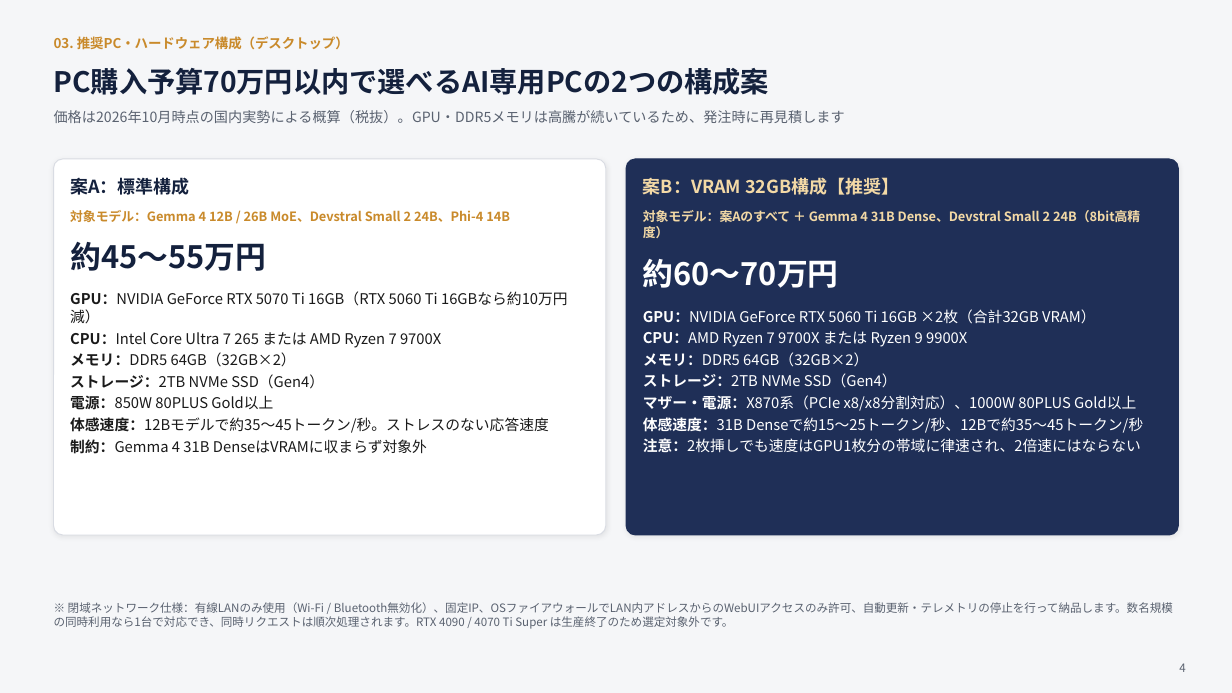
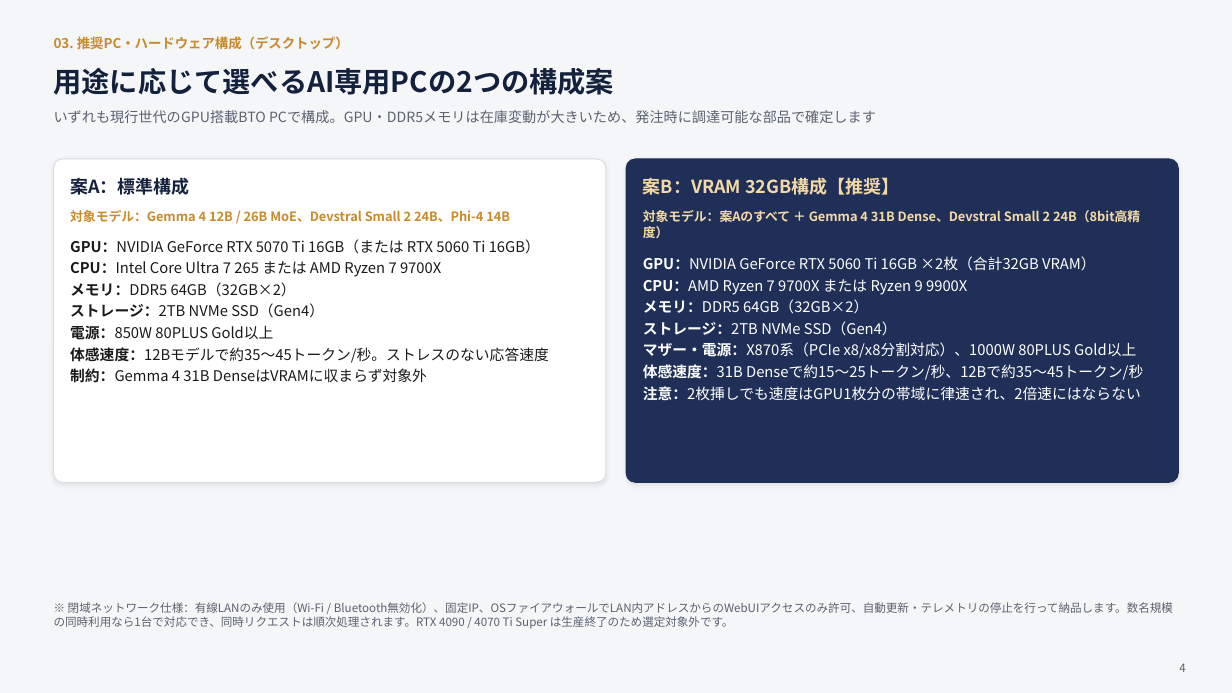
Before and after one commit to EN-Office/EN-Office, a slide deck: slide 4 of docs/proposal/local_llm_proposal_v3.pptx. Drawn at 1232x693 pixels with LibreOffice and Linux fonts; fonts in the diff are those of the drawing. Boxes give left, top, right and bottom in pixels: in the first picture for what was removed or moved away, otherwise in the second. Text is boxed around its words. In the diff, an @@ line names an element or a change of style, - is before the commit and + after.

```diff
--- a/docs/proposal/local_llm_proposal_v3.pptx
+++ b/docs/proposal/local_llm_proposal_v3.pptx
@@ text at <box>54,68,614,95</box>: text changed @@
-PC購入予算70万円以内で選べるAI専用PCの2つの構成案
+用途に応じて選べるAI専用PCの2つの構成案
@@ text at <box>54,110,876,123</box>: text changed @@
-価格は2026年10月時点の国内実勢による概算（税抜）。GPU・DDR5メモリは高騰が続いているため、発注時に再見積します
+いずれも現行世代のGPU搭載BTO PCで構成。GPU・DDR5メモリは在庫変動が大きいため、発注時に調達可能な部品で確定します
@@ rounded rectangle: place and size @@
-rounded rectangle at <box>54,159,606,535</box>
+rounded rectangle at <box>54,159,606,482</box>
@@ rounded rectangle at <box>54,159,606,482</box>: proportions changed @@
@@ rounded rectangle at <box>627,159,1179,482</box>: proportions changed @@
@@ rounded rectangle: place and size @@
-rounded rectangle at <box>627,159,1179,535</box>
+rounded rectangle at <box>627,159,1179,482</box>
@@ text at <box>70,239,540,254</box>: text changed @@
-• GPU：NVIDIA GeForce RTX 5070 Ti 16GB（RTX 5060 Ti 16GBなら約10万円減）
+• GPU：NVIDIA GeForce RTX 5070 Ti 16GB（または RTX 5060 Ti 16GB）
@@ text "GPU：NVIDIA GeForce RTX 5070 Ti ...": place and size @@
-text "GPU：NVIDIA GeForce RTX 5070 Ti ..." at <box>70,291,549,454</box>
+text "GPU：NVIDIA GeForce RTX 5070 Ti ..." at <box>70,239,549,383</box>
@@ text removed at <box>70,242,266,271</box> @@
-約45〜55万円
@@ text "GPU：NVIDIA GeForce RTX 5060 Ti ...": place and size @@
-text "GPU：NVIDIA GeForce RTX 5060 Ti ..." at <box>643,309,1143,452</box>
+text "GPU：NVIDIA GeForce RTX 5060 Ti ..." at <box>643,256,1143,400</box>
@@ text removed at <box>643,259,839,288</box> @@
-約60〜70万円
```
Also in this commit, not shown: 5 other slides changed, 3 other files.
